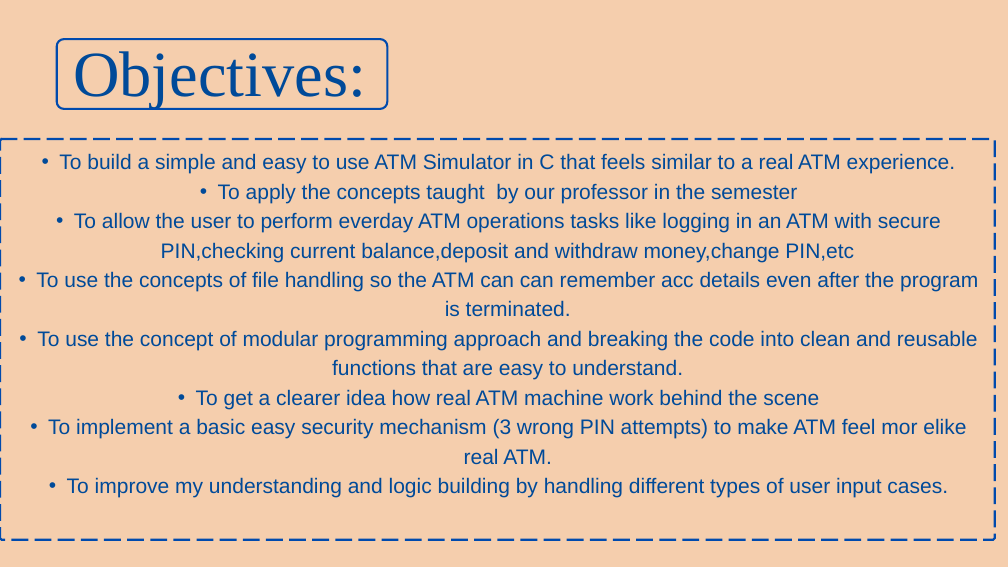
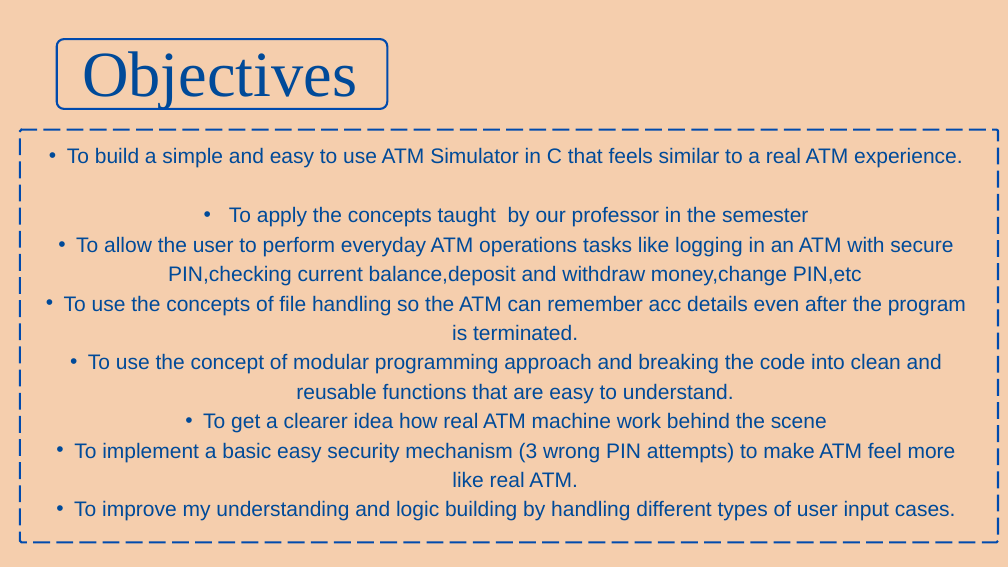
Before and after one commit to PrakharGoyal-coder/C_Project, a slide deck: slide 3 of Presentation-C prog ATM Simulator Project_Prakhar Goyal.pptx. Drawn at 1008x567 pixels with LibreOffice and Linux fonts; fonts in the diff are those of the drawing. Boxes give left, top, right and bottom in pixels: in the first picture for what was removed or moved away, otherwise in the second. Text is boxed around its words. In the diff, an @@ line names an element or a change of style, - is before the commit and + after.

```diff
--- a/Presentation-C prog ATM Simulator Project_Prakhar Goyal.pptx
+++ b/Presentation-C prog ATM Simulator Project_Prakhar Goyal.pptx
@@ text at (x1=82, y1=51, x2=357, y2=109): text changed @@
-Objectives:
+Objectives
@@ freeform shape resized from (x1=0, y1=139, x2=995, y2=540) to (x1=20, y1=130, x2=998, y2=542) @@
@@ text "To build a simple and ..." moved from (x1=36, y1=153, x2=978, y2=497) to (x1=64, y1=147, x2=966, y2=521) @@
@@ text at (x1=229, y1=206, x2=808, y2=227): indent changed @@
@@ text at (x1=64, y1=236, x2=966, y2=341): text changed @@
-  • To allow the user to perform everday ATM operations tasks like logging in an ATM with secure PIN,checking current balance,deposit and withdraw money,change PIN,etc
-  • To use the concepts of file handling so the ATM can can remember acc details even after the program is terminated.
+  • To allow the user to perform everyday ATM operations tasks like logging in an ATM with secure PIN,checking current balance,deposit and withdraw money,change PIN,etc
+  • To use the concepts of file handling so the ATM can remember acc details even after the program is terminated.
@@ text at (x1=74, y1=442, x2=956, y2=488): spaces changed @@
-  • To implement a basic easy security mechanism (3 wrong PIN attempts) to make ATM feel mor elike real ATM.
+  • To implement a basic easy security mechanism (3 wrong PIN attempts) to make ATM feel more like real ATM.
```
Also in this commit, not shown: 4 other slides changed, 5 slides added.
